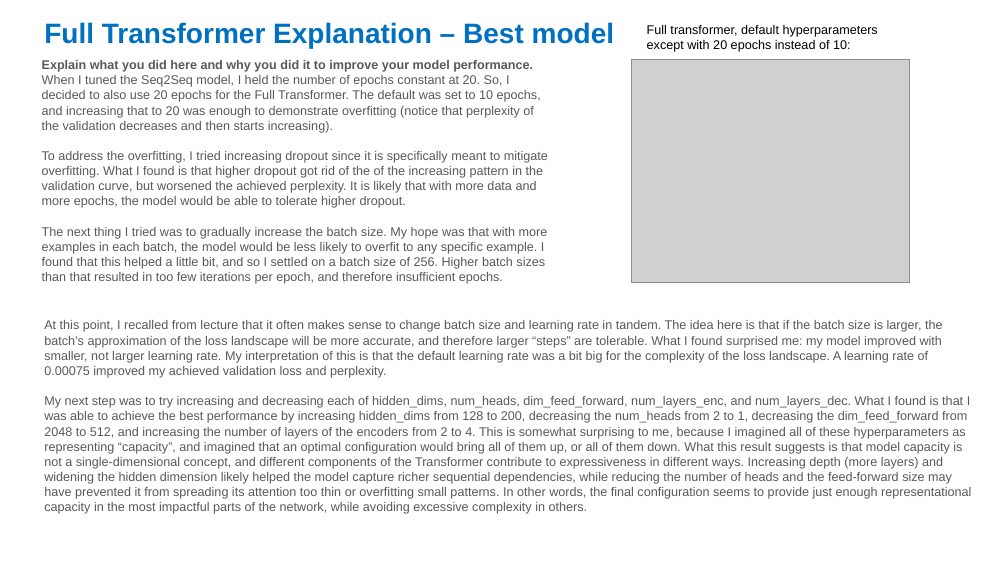
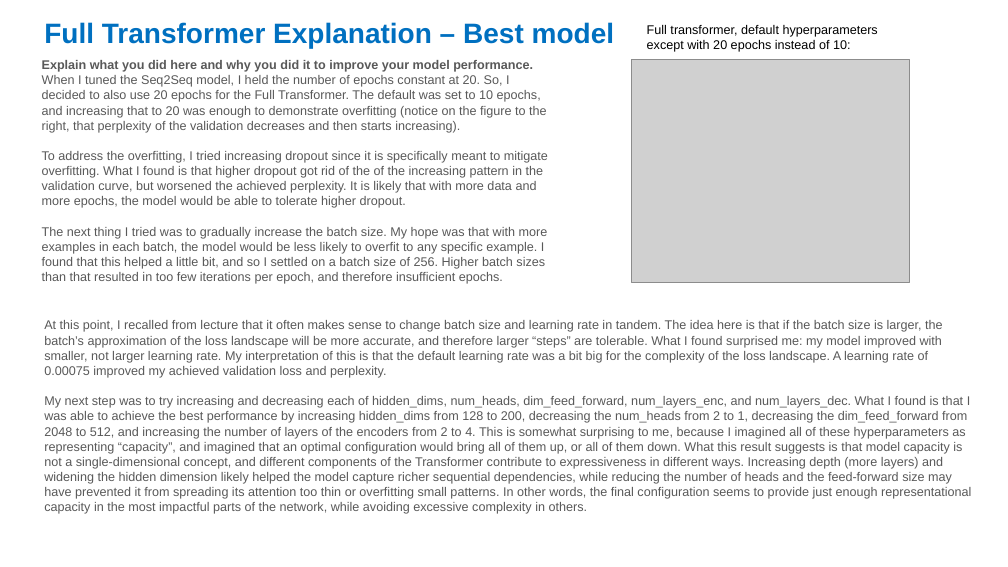
Before and after one commit to gonzaleznicolas/DL_A3, a slide deck: slide 10 of assignment3-nlp-template.pptx. Drawn at 1008x567 pixels with LibreOffice and Linux fonts; fonts in the diff are those of the drawing; grey boxes stand for pictures. Boxes give left, top, right and bottom in pixels: in the first picture for what was removed or moved away, otherwise in the second. Text is boxed around its words. In the diff, an @@ line names an element or a change of style, - is before the commit and + after.

```diff
--- a/assignment3-nlp-template.pptx
+++ b/assignment3-nlp-template.pptx
@@ text at box(42, 75, 547, 133): text changed @@
-When I tuned the Seq2Seq model, I held the number of epochs constant at 20. So, I decided to also use 20 epochs for the Full Transformer. The default was set to 10 epochs, and increasing that to 20 was enough to demonstrate overfitting (notice that perplexity of the validation decreases and then starts increasing).
+When I tuned the Seq2Seq model, I held the number of epochs constant at 20. So, I decided to also use 20 epochs for the Full Transformer. The default was set to 10 epochs, and increasing that to 20 was enough to demonstrate overfitting (notice on the figure to the right, that perplexity of the validation decreases and then starts increasing).
```
Also in this commit, not shown: 2 other slides changed, 1 other file.
